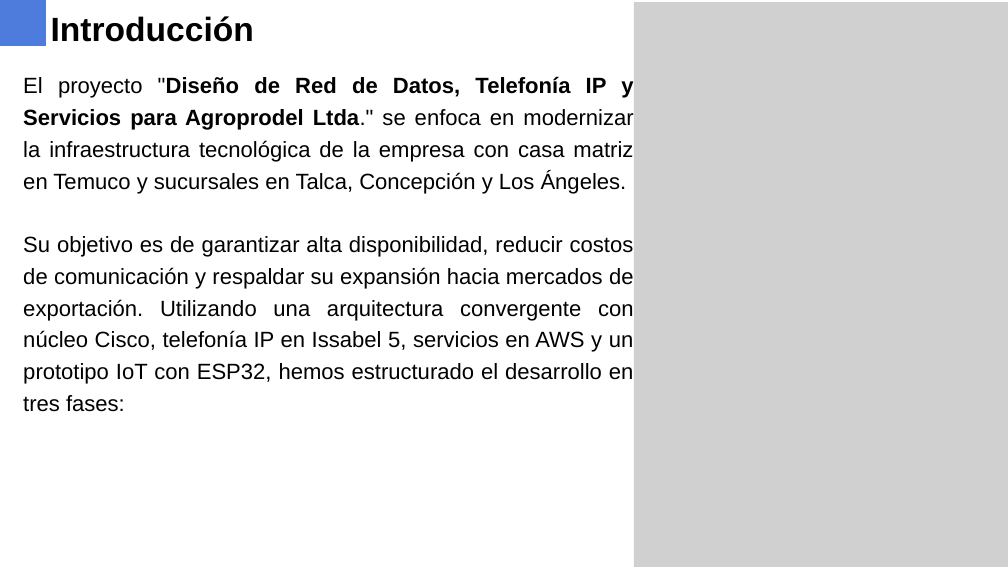
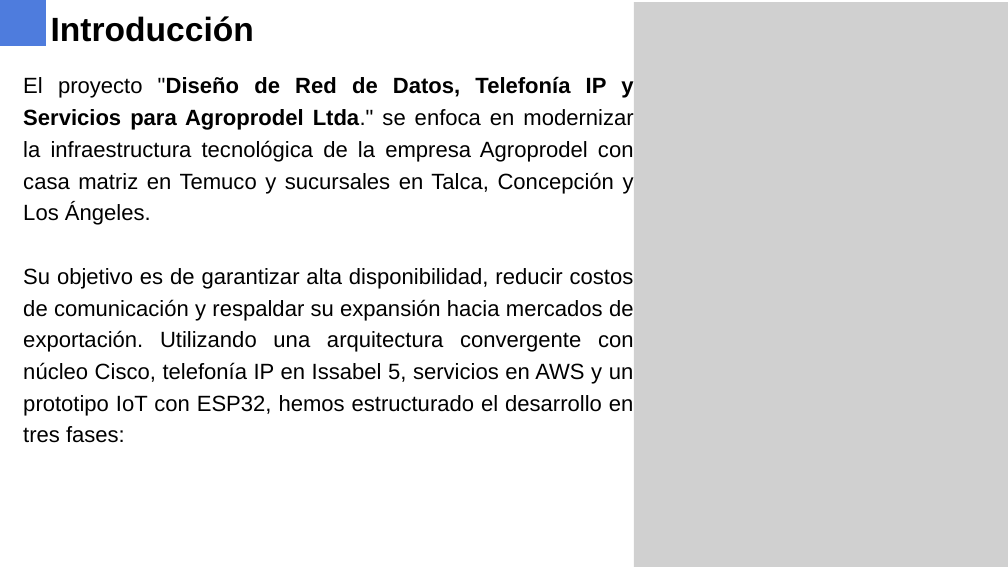
Before and after one commit to erickfranciscobasulto-bit/Proyecto-de-titulo, a slide deck: slide 5 of Presentacion_Final_Agroprodel.pptx. Drawn at 1008x567 pixels with LibreOffice and Linux fonts; fonts in the diff are those of the drawing; grey boxes stand for pictures; background and template pictures are left out. Boxes give left, top, right and bottom in pixels: in the first picture for what was removed or moved away, otherwise in the second. Text is boxed around its words. In the diff, an @@ line names an element or a change of style, - is before the commit and + after.

```diff
--- a/Presentacion_Final_Agroprodel.pptx
+++ b/Presentacion_Final_Agroprodel.pptx
@@ text at <box>23,76,634,225</box>: text changed @@
-El proyecto "Diseño de Red de Datos, Telefonía IP y Servicios para Agroprodel Ltda." se enfoca en modernizar la infraestructura tecnológica de la empresa con casa matriz en Temuco y sucursales en Talca, Concepción y Los Ángeles.
+El proyecto "Diseño de Red de Datos, Telefonía IP y Servicios para Agroprodel Ltda." se enfoca en modernizar la infraestructura tecnológica de la empresa Agroprodel con casa matriz en Temuco y sucursales en Talca, Concepción y Los Ángeles.
```
Also in this commit, not shown: 9 other slides changed.
